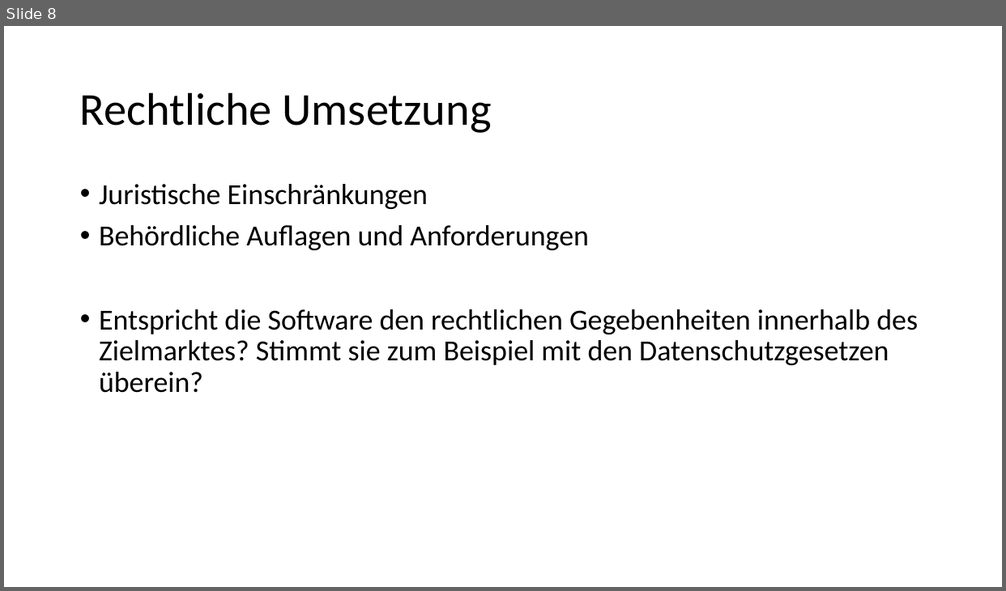
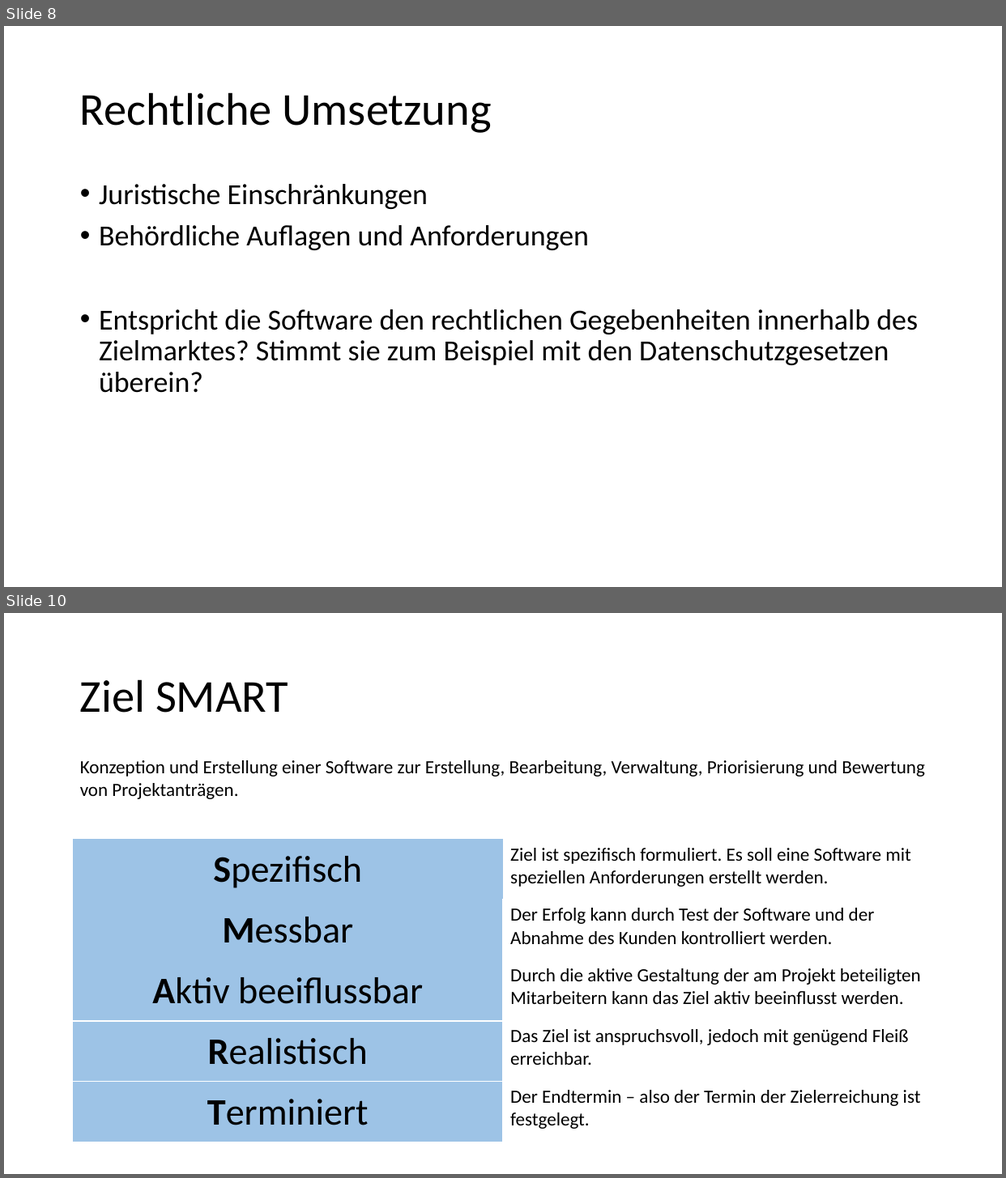
Before and after one commit to Masterarth/PM, a slide deck: documents/projectmanagement/Allgemeines/Machbarkeitsstudie.pptx. Shown one above the other, each under a label of ours: slide 8 before the commit, slides 8 and 10 after it; the slides between them are not shown. The pictures are 1006x591 and 1006x1178 pixels, drawn with LibreOffice and Linux fonts; fonts in the diff are those of the drawing. Boxes give left, top, right and bottom in pixels: in the first picture for what was removed or moved away, otherwise in the second. Text is boxed around its words. In the diff, an @@ line names an element or a change of style, - is before the commit and + after.

```diff
--- a/documents/projectmanagement/Allgemeines/Machbarkeitsstudie.pptx
+++ b/documents/projectmanagement/Allgemeines/Machbarkeitsstudie.pptx
@@ slide 10 added at <box>4,613,1002,1174</box>, background #FFFFFF @@
@@ title added at <box>80,679,288,713</box>, 44 pt, text #000000 @@
+Ziel SMART
@@ text added at <box>80,760,925,799</box>, 18 pt, text #000000 @@
+Konzeption und Erstellung einer Software zur Erstellung, Bearbeitung, Verwaltung, Priorisierung und Bewertung von Projektanträgen.
@@ table added at <box>73,839,934,1142</box>, 5 rows, 2 columns @@
+Spezifisch | Ziel ist spezifisch formuliert. Es soll eine Software mit speziellen Anforderungen erstellt werden.
+Messbar | Der Erfolg kann durch Test der Software und der Abnahme des Kunden kontrolliert werden.
+Aktiv beeiflussbar | Durch die aktive Gestaltung der am Projekt beteiligten Mitarbeitern kann das Ziel aktiv beeinflusst werden.
+Realistisch | Das Ziel ist anspruchsvoll, jedoch mit genügend Fleiß erreichbar.
+Terminiert | Der Endtermin – also der Termin der Zielerreichung ist festgelegt.
```
Also in this commit, not shown: 2 slides changed, 1 slide removed, 2 other files.
